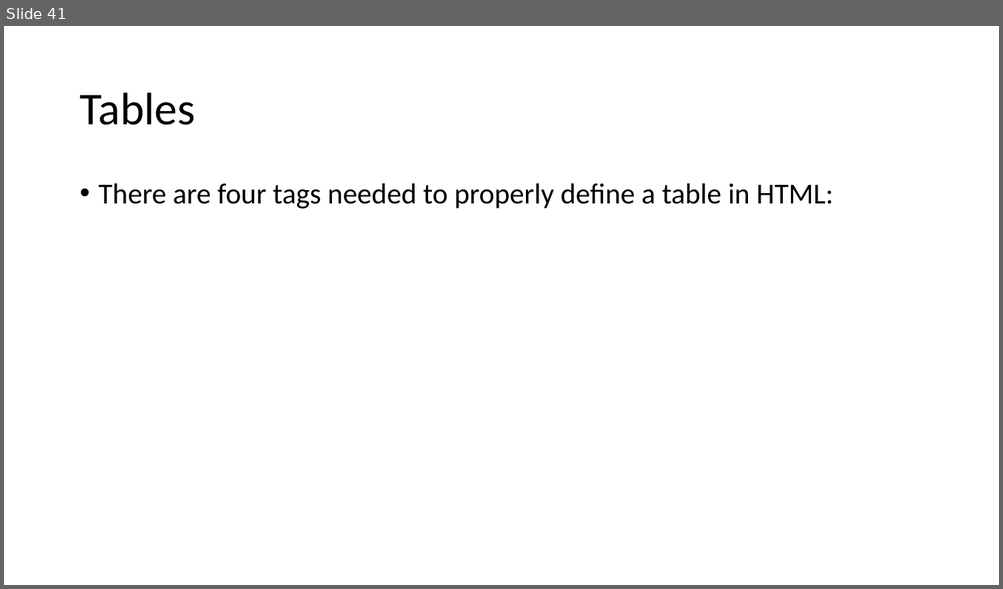
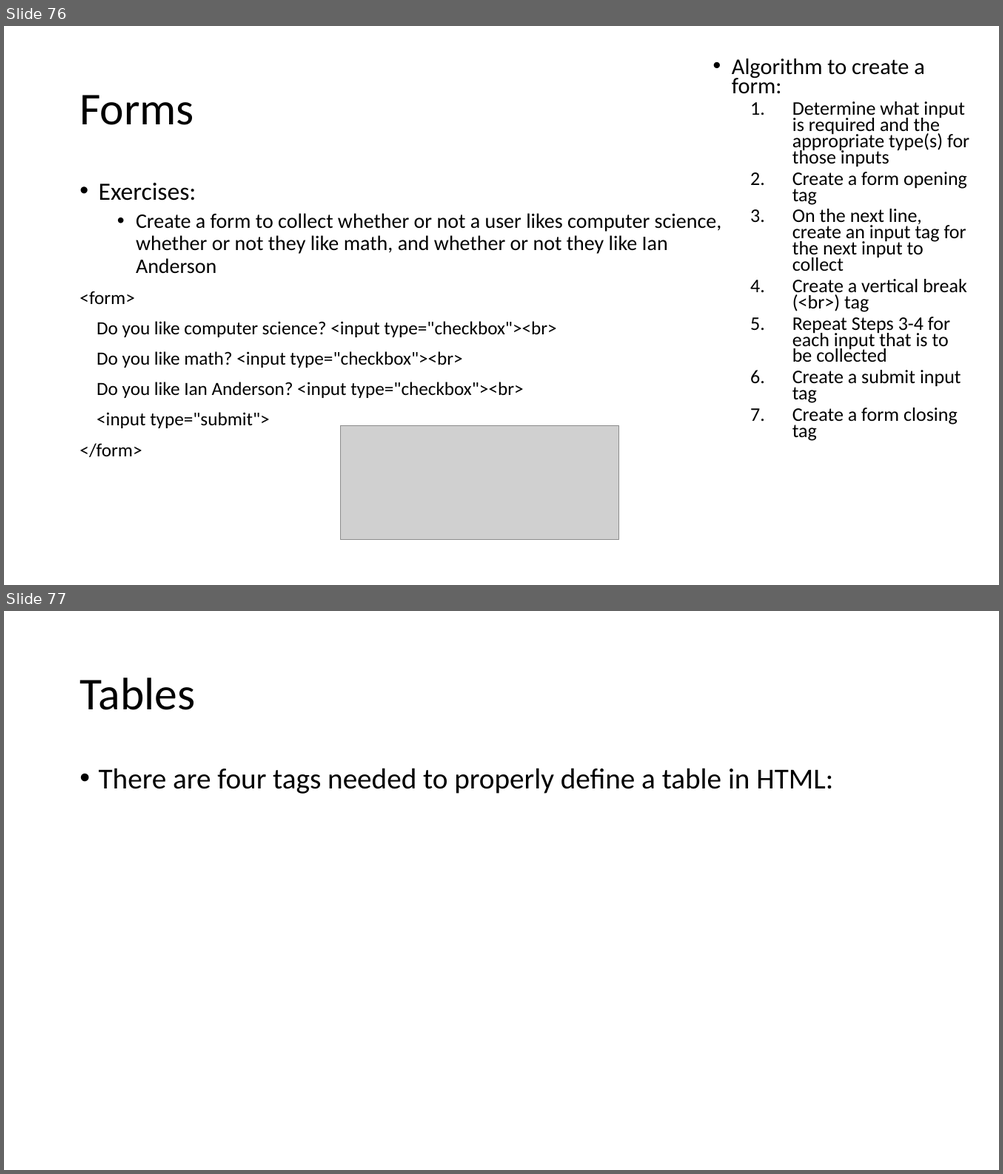
Before and after one commit to MrJoshGross/Course-Curricular-Material, a slide deck: Computer Science Discoveries/Lectures/Lecture 9 - More HTML Tags.pptx. Shown one above the other, each under a label of ours: slide 41 before the commit, slides 76 and 77 after it. The pictures are 1003x589 and 1003x1174 pixels, drawn with LibreOffice and Linux fonts; fonts in the diff are those of the drawing; grey boxes stand for pictures. Boxes give left, top, right and bottom in pixels: in the first picture for what was removed or moved away, otherwise in the second. Text is boxed around its words. In the diff, an @@ line names an element or a change of style, - is before the commit and + after.

```diff
--- a/Computer Science Discoveries/Lectures/Lecture 9 - More HTML Tags.pptx
+++ b/Computer Science Discoveries/Lectures/Lecture 9 - More HTML Tags.pptx
@@ slide 76 added at box(4, 26, 999, 585), background #FFFFFF @@
@@ text added at box(731, 59, 969, 441), 18.6 pt, text #000000 @@
+• Algorithm to create a form:
+  1. Determine what input is required and the appropriate type(s) for those inputs
+  2. Create a form opening tag
+  3. On the next line, create an input tag for the next input to collect
+  4. Create a vertical break (<br>) tag
+  5. Repeat Steps 3-4 for each input that is to be collected
+  6. Create a submit input tag
+  7. Create a form closing tag
@@ title added at box(79, 95, 194, 125), 44 pt, text #000000 @@
+Forms
@@ text added at box(79, 183, 722, 457), 18 pt, text #000000 @@
+• Exercises:
+  • Create a form to collect whether or not a user likes computer science, whether or not they like math, and whether or not they like Ian Anderson
+<form>
+Do you like computer science? <input type="checkbox"><br>
+Do you like math? <input type="checkbox"><br>
+Do you like Ian Anderson? <input type="checkbox"><br>
+<input type="submit">
+</form>
@@ picture added at box(341, 426, 618, 540) @@
@@ what was slide 41 is now slide 77 @@
```
Also in this commit, not shown: 35 other slides added, 2 other files.
